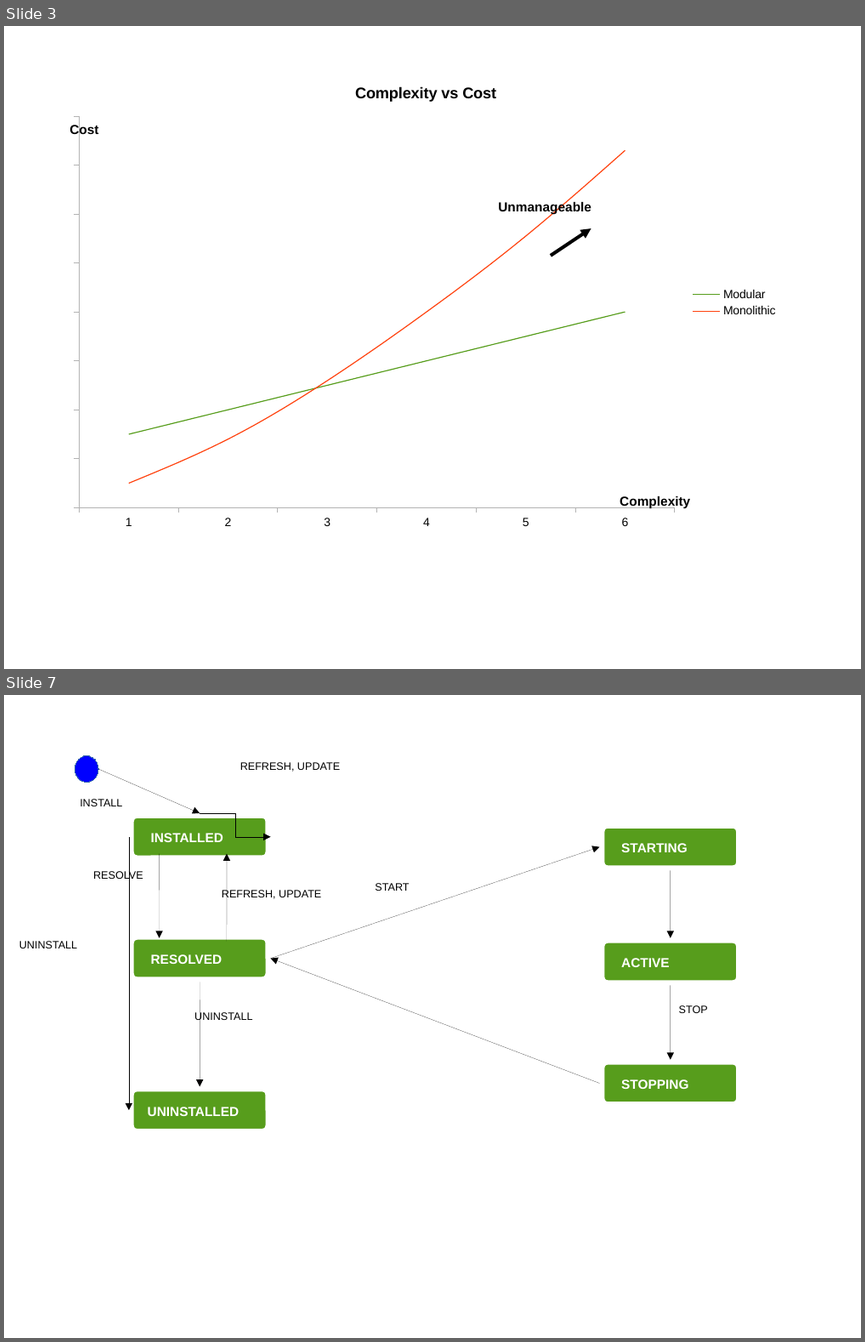
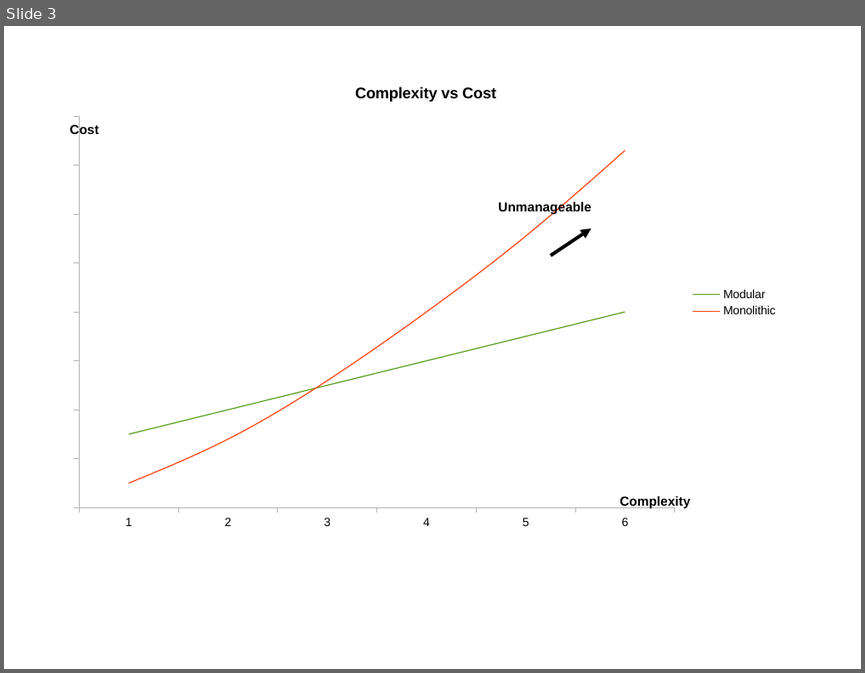
Before and after one commit to codyhoag/liferay-tech-talks, a slide deck: liferay-modularity-devcon2013/LiferayModularity-2013DEVCON.pptx. Shown one above the other, each under a label of ours: slides 3 and 7 before the commit, slide 3 after it; the slides between them are not shown. The pictures are 865x1342 and 865x673 pixels, drawn with LibreOffice and Linux fonts; fonts in the diff are those of the drawing; background and template pictures are left out. Boxes give left, top, right and bottom in pixels: in the first picture for what was removed or moved away, otherwise in the second. Text is boxed around its words. In the diff, an @@ line names an element or a change of style, - is before the commit and + after.

```diff
--- a/liferay-modularity-devcon2013/LiferayModularity-2013DEVCON.pptx
+++ b/liferay-modularity-devcon2013/LiferayModularity-2013DEVCON.pptx
@@ slide 7 removed at (x1=4, y1=695, x2=861, y2=1338), background picture (left out) @@
@@ ellipse removed at (x1=75, y1=756, x2=99, y2=783) @@
@@ arrow removed from (98, 769) to (200, 813) @@
@@ text removed at (x1=240, y1=762, x2=340, y2=771) @@
-REFRESH, UPDATE
@@ text removed at (x1=80, y1=799, x2=122, y2=806) @@
-INSTALL
@@ rounded rectangle removed at (x1=129, y1=813, x2=270, y2=861) @@
@@ elbow arrow removed from (200, 813) to (270, 836) @@
@@ elbow arrow removed from (129, 836) to (129, 1110) @@
@@ text removed at (x1=151, y1=833, x2=223, y2=842) @@
-INSTALLED
@@ arrow removed from (270, 958) to (600, 846) @@
@@ rounded rectangle removed at (x1=600, y1=823, x2=741, y2=871) @@
@@ text removed at (x1=621, y1=843, x2=687, y2=852) @@
-STARTING
@@ text removed at (x1=93, y1=870, x2=143, y2=881) @@
-RESOLVE
@@ arrow removed from (159, 853) to (159, 938) @@
@@ arrow removed from (227, 941) to (227, 853) @@
@@ arrow removed from (670, 871) to (670, 938) @@
@@ text removed at (x1=222, y1=890, x2=321, y2=899) @@
-REFRESH, UPDATE
@@ text removed at (x1=375, y1=883, x2=409, y2=891) @@
-START
@@ text removed at (x1=19, y1=941, x2=77, y2=948) @@
-UNINSTALL
@@ rounded rectangle removed at (x1=129, y1=935, x2=270, y2=982) @@
@@ rounded rectangle removed at (x1=600, y1=938, x2=741, y2=986) @@
@@ text removed at (x1=151, y1=954, x2=222, y2=964) @@
-RESOLVED
@@ arrow removed from (600, 1083) to (270, 958) @@
@@ text removed at (x1=621, y1=958, x2=670, y2=967) @@
-ACTIVE
@@ arrow removed from (200, 982) to (200, 1087) @@
@@ arrow removed from (670, 986) to (670, 1059) @@
@@ text removed at (x1=194, y1=1011, x2=252, y2=1022) @@
-UNINSTALL
@@ text removed at (x1=679, y1=1005, x2=708, y2=1013) @@
-STOP
@@ rounded rectangle removed at (x1=600, y1=1059, x2=741, y2=1106) @@
@@ rounded rectangle removed at (x1=129, y1=1087, x2=270, y2=1134) @@
@@ text removed at (x1=621, y1=1079, x2=688, y2=1089) @@
-STOPPING
@@ text removed at (x1=148, y1=1106, x2=239, y2=1116) @@
-UNINSTALLED
```
Also in this commit, not shown: 3 slides added, 1 other slide removed.
